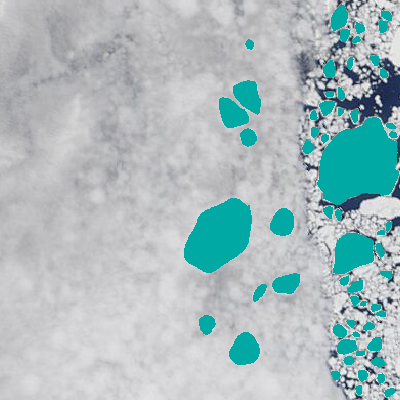
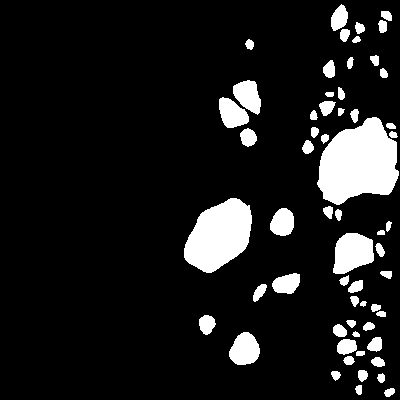
Layer changes from the first (400, 400) image to the second:
showed "ice floes" (1st of 2) over [0, 0, 400, 400]
